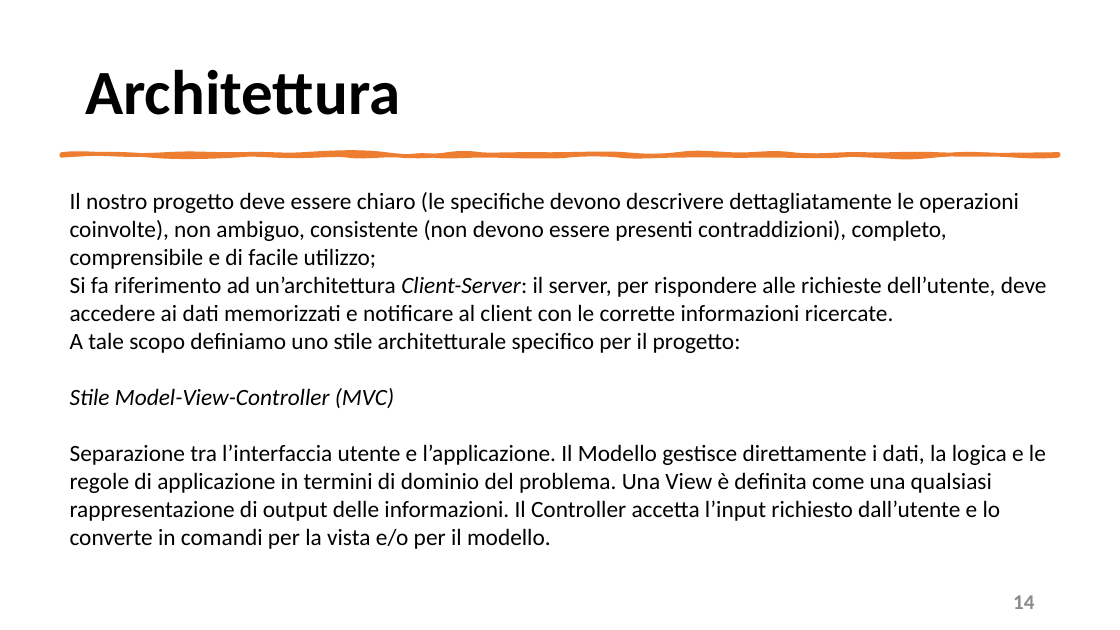
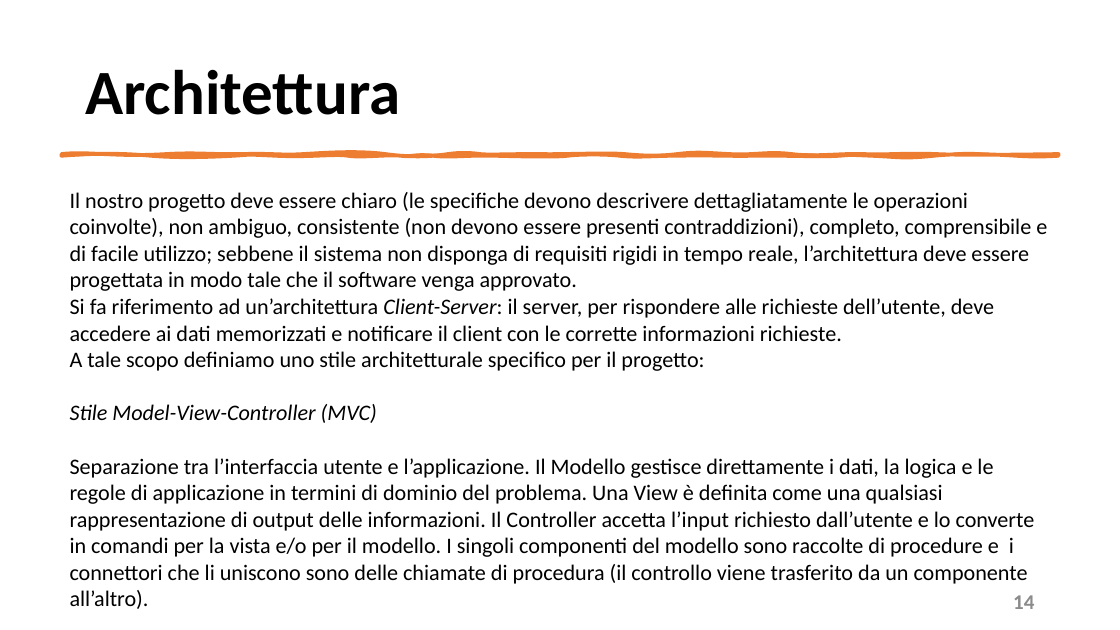
Before and after one commit to mangilimatteo/Progetto_Ingegneria_Software_Cattaneo_Mangili_Saini, a slide deck: slide 14 of Presentazione/Presentazione_Progetto.pptx. Drawn at 1120x630 pixels with LibreOffice and Linux fonts; fonts in the diff are those of the drawing. Boxes give left, top, right and bottom in pixels: in the first picture for what was removed or moved away, otherwise in the second. Text is boxed around its words. In the diff, an @@ line names an element or a change of style, - is before the commit and + after.

Commit message:
Update Presentazione Progetto
Correzione errori e battitura

```diff
--- a/Presentazione/Presentazione_Progetto.pptx
+++ b/Presentazione/Presentazione_Progetto.pptx
@@ text at [70, 192, 1047, 341]: text changed; size 20 to 19 pt @@
-Il nostro progetto deve essere chiaro (le specifiche devono descrivere dettagliatamente le operazioni coinvolte), non ambiguo, consistente (non devono essere presenti contraddizioni), completo, comprensibile e di facile utilizzo;
-Si fa riferimento ad un’architettura Client-Server: il server, per rispondere alle richieste dell’utente, deve accedere ai dati memorizzati e notificare al client con le corrette informazioni ricercate.
+Il nostro progetto deve essere chiaro (le specifiche devono descrivere dettagliatamente le operazioni coinvolte), non ambiguo, consistente (non devono essere presenti contraddizioni), completo, comprensibile e di facile utilizzo; sebbene il sistema non disponga di requisiti rigidi in tempo reale, l’architettura deve essere progettata in modo tale che il software venga approvato.
+Si fa riferimento ad un’architettura Client-Server: il server, per rispondere alle richieste dell’utente, deve accedere ai dati memorizzati e notificare il client con le corrette informazioni richieste.
@@ text at [70, 351, 704, 423]: size 20 to 19 pt in "A tale scopo definiamo uno stile architetturale ...", "Stile Model-View-Controller (MVC)" @@
@@ text at [70, 458, 1035, 609]: text changed; size 20 to 19 pt @@
-Separazione tra l’interfaccia utente e l’applicazione. Il Modello gestisce direttamente i dati, la logica e le regole di applicazione in termini di dominio del problema. Una View è definita come una qualsiasi rappresentazione di output delle informazioni. Il Controller accetta l’input richiesto dall’utente e lo converte in comandi per la vista e/o per il modello.
+Separazione tra l’interfaccia utente e l’applicazione. Il Modello gestisce direttamente i dati, la logica e le regole di applicazione in termini di dominio del problema. Una View è definita come una qualsiasi rappresentazione di output delle informazioni. Il Controller accetta l’input richiesto dall’utente e lo converte in comandi per la vista e/o per il modello. I singoli componenti del modello sono raccolte di procedure e i connettori che li uniscono sono delle chiamate di procedura (il controllo viene trasferito da un componente all’altro).
```
Also in this commit, not shown: 7 other slides changed.
